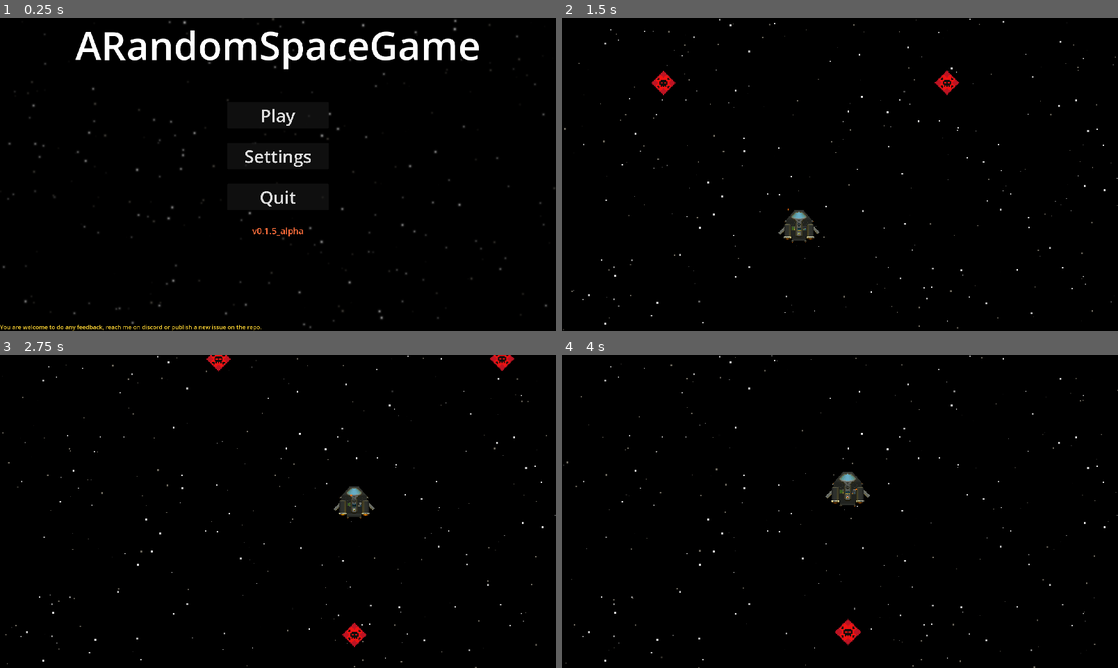
Above: before the commit, frames 1-4 (two rows, left to right).
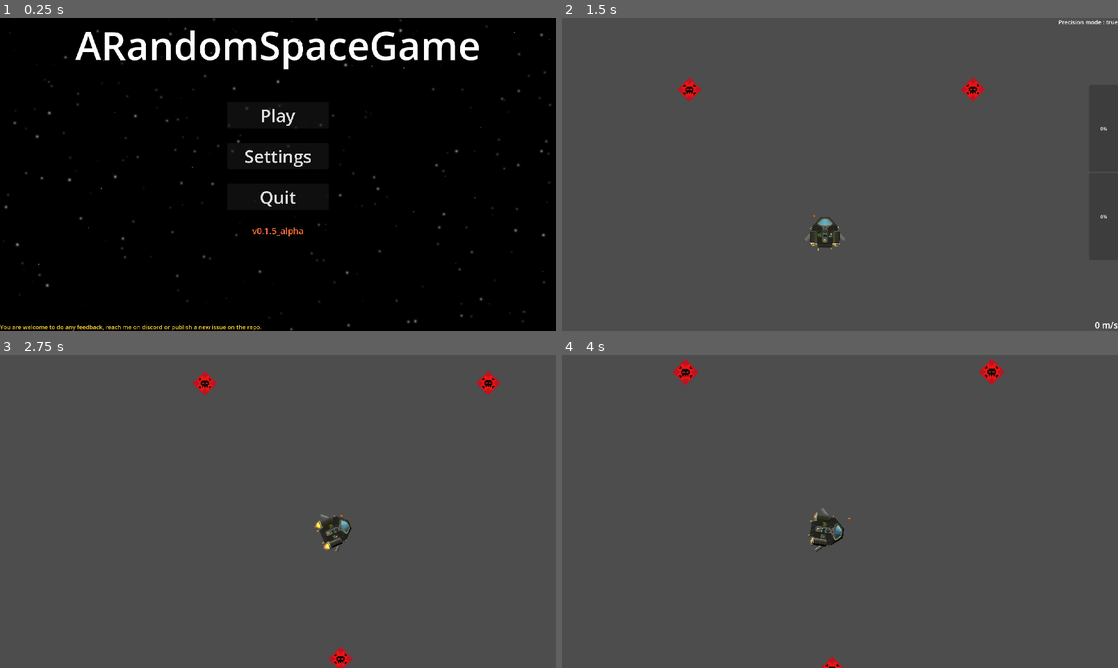
Above: after the commit, the same moments.

Repository: creusator/A_Random_Space_Game
Game: Godot game, scene res://UI/Menus/MainMenu/MainMenu.tscn
The game is run twice, just before and just after one commit, with the same random seed, the same clock (stepped at 60 frames per second) and the same inputs.
Inputs (mouse positions are in pixels of both pictures, inside the frame that each line leads up to):
- Up to frame 1 (0.25 s): no input
- Up to frame 2 (1.5 s): click "Play" at 0.5 s; move the mouse to (962, 158) at 1.27 s; hold D (rotate_right) from 1.28 s (still down); tap F (onfoot_interact, bound only after the commit) at 1.35 s
- Up to frame 3 (2.75 s): move the mouse to (166, 527) at 2.02 s; release D (rotate_right) at 2.03 s; hold S (thrust_down) from 2.03 s (still down); right-click (166, 527) at 2.1 s; tap F (onfoot_interact, bound only after the commit) at 2.3 s
- Up to frame 4 (4 s): move the mouse to (895, 442) at 2.77 s; release S (thrust_down) at 2.78 s; hold D (rotate_right) 2.78-3.53 s; tap P (enable_precision_mode_toggle) at 2.85 s; tap F (onfoot_interact, bound only after the commit) at 3.05, 3.8 s; move the mouse to (812, 574) at 3.52 s; hold S (thrust_down) from 3.53 s (still down); tap Mouse wheel up (zoom_in) at 3.6 s

The runs differ from the first frame. In frame 1, 0.8% of the frame differs, in the area x 0-100%, y 0-100%; in frame 2, 100%; in frame 3, 100%; in frame 4, 100%.

Commit message:
Interior camera WIP
-Issues with background...

Diff:
--- /dev/null
+++ b/Backgrounds/Backgrounds.gd
@@ -0,0 +1 @@
+extends Node
--- a/Backgrounds/Space/BackgroundSpace.tscn
+++ b/Backgrounds/Space/BackgroundSpace.tscn
@@ -1,6 +1,4 @@
-[gd_scene load_steps=22 format=3 uid="uid://do78wutwh6no7"]
-
-[ext_resource type="Script" uid="uid://bkaxdym1d5cg8" path="res://Backgrounds/Space/BackgroundSpace.gd" id="1_7gtgh"]
+[gd_scene load_steps=21 format=3 uid="uid://do78wutwh6no7"]
 
 [sub_resource type="Gradient" id="Gradient_3td3w"]
 offsets = PackedFloat32Array(0, 0.0446097, 0.847584, 1)
@@ -104,11 +102,12 @@
 scale_curve = SubResource("CurveTexture_h6p4p")
 color_ramp = SubResource("GradientTexture1D_2lqwn")
 
-[node name="SpaceBackground" type="ParallaxBackground"]
+[node name="Node2D" type="Node2D"]
+
+[node name="SpaceBackground" type="ParallaxBackground" parent="."]
 scroll_ignore_camera_zoom = true
-script = ExtResource("1_7gtgh")
 
-[node name="Skybox" type="ColorRect" parent="."]
+[node name="Skybox" type="ColorRect" parent="SpaceBackground"]
 anchors_preset = 15
 anchor_right = 1.0
 anchor_bottom = 1.0
@@ -116,7 +115,7 @@
 grow_vertical = 2
 color = Color(0, 0, 0, 1)
 
-[node name="BackgroundStars" type="GPUParticles2D" parent="Skybox"]
+[node name="BackgroundStars" type="GPUParticles2D" parent="SpaceBackground/Skybox"]
 amount = 150
 lifetime = 60.0
 preprocess = 240.0
@@ -124,11 +123,11 @@
 local_coords = true
 process_material = SubResource("ParticleProcessMaterial_3td3w")
 
-[node name="FurthestLayer" type="ParallaxLayer" parent="."]
+[node name="FurthestLayer" type="ParallaxLayer" parent="SpaceBackground"]
 motion_scale = Vector2(0.05, 0.05)
 motion_mirroring = Vector2(1920, 1080)
 
-[node name="Stars" type="GPUParticles2D" parent="FurthestLayer"]
+[node name="Stars" type="GPUParticles2D" parent="SpaceBackground/FurthestLayer"]
 amount = 85
 lifetime = 60.0
 preprocess = 240.0
@@ -136,11 +135,11 @@
 local_coords = true
 process_material = SubResource("ParticleProcessMaterial_cr2sd")
 
-[node name="ClosestLayer" type="ParallaxLayer" parent="."]
+[node name="ClosestLayer" type="ParallaxLayer" parent="SpaceBackground"]
 motion_scale = Vector2(0.1, 0.1)
 motion_mirroring = Vector2(1920, 1080)
 
-[node name="Stars" type="GPUParticles2D" parent="ClosestLayer"]
+[node name="Stars" type="GPUParticles2D" parent="SpaceBackground/ClosestLayer"]
 amount = 60
 lifetime = 60.0
 preprocess = 240.0
@@ -148,13 +147,13 @@
 local_coords = true
 process_material = SubResource("ParticleProcessMaterial_h6p4p")
 
-[node name="InFrontOfCamera" type="ParallaxBackground" parent="."]
+[node name="InFrontOfCamera" type="ParallaxBackground" parent="SpaceBackground"]
 layer = 15
 
-[node name="ParallaxLayer" type="ParallaxLayer" parent="InFrontOfCamera"]
+[node name="ParallaxLayer" type="ParallaxLayer" parent="SpaceBackground/InFrontOfCamera"]
 motion_mirroring = Vector2(1920, 1080)
 
-[node name="Stars" type="GPUParticles2D" parent="InFrontOfCamera/ParallaxLayer"]
+[node name="Stars" type="GPUParticles2D" parent="SpaceBackground/InFrontOfCamera/ParallaxLayer"]
 amount = 50
 lifetime = 60.0
 preprocess = 240.0
--- a/Entities/OnFootEntities/Player/Player.gd
+++ b/Entities/OnFootEntities/Player/Player.gd
@@ -18,7 +18,7 @@
 	original_parent = get_parent()
 
 func _process(_delta: float) -> void:
-	if Input.is_key_pressed(KEY_F):
+	if Input.is_action_just_pressed("onfoot_interact"):
 		sitting = !sitting
 
 func _physics_process(_delta: float) -> void:
--- a/Entities/Ships/Template/Ship.gd
+++ b/Entities/Ships/Template/Ship.gd
@@ -37,7 +37,7 @@
 
 func _process(_delta: float) -> void:
 	update_ship_data()
-	if Input.is_physical_key_pressed(KEY_F):
+	if Input.is_action_just_pressed("onfoot_interact"):
 		is_piloted = !is_piloted
 
 func update_ship_data() -> void:
--- a/Game.tscn
+++ b/Game.tscn
@@ -1,6 +1,5 @@
-[gd_scene load_steps=8 format=3 uid="uid://bl2wfrt4wupur"]
+[gd_scene load_steps=7 format=3 uid="uid://bl2wfrt4wupur"]
 
-[ext_resource type="PackedScene" uid="uid://do78wutwh6no7" path="res://Backgrounds/Space/BackgroundSpace.tscn" id="1_sb48q"]
 [ext_resource type="PackedScene" uid="uid://d0lyfduv8cm45" path="res://Entities/Ships/NorikerMKI/NorikerMKI.tscn" id="1_u44n3"]
 [ext_resource type="Script" uid="uid://dq3r12sc157up" path="res://UI/Camera/Camera.gd" id="4_sb48q"]
 [ext_resource type="PackedScene" uid="uid://bq1j8bbq5k0n1" path="res://Entities/zDevObjects/Killbox.tscn" id="4_t88pq"]
@@ -31,8 +30,6 @@
 max_zoom = 5.0
 min_zoom = 1.0
 
-[node name="SpaceBackground" parent="Camera2D" instance=ExtResource("1_sb48q")]
-
 [node name="DirectionalLight2D" type="DirectionalLight2D" parent="."]
 color = Color(0.949658, 1, 0.943837, 1)
 energy = 1.4
--- a/UI/Camera/Camera.gd
+++ b/UI/Camera/Camera.gd
@@ -26,12 +26,18 @@
 		target.exited_ship.connect(_on_player_exited_ship)
 
 func _physics_process(delta: float) -> void:
+	var target_piloting:bool = target is Ship and target.is_piloted == true
+	var target_on_foot_inside:bool = target is Ship and target.is_piloted == false
+	var target_on_foot_outside:bool = target is Player and target.sitting == false
 	CameraZoom(delta)
-	if target is Ship and target.is_piloted:
+	if target_piloting:
 		rotation = 0.0
 		CameraMovePiloted(delta)
-	else :
+	elif target_on_foot_inside:
 		rotation = target.rotation
+		CameraMoveOnFoot(delta)
+	elif target_on_foot_outside:
+		rotation = 0.0
 		CameraMoveOnFoot(delta)
 
 func CameraMovePiloted(delta: float) -> void:
--- a/project.godot
+++ b/project.godot
@@ -135,6 +135,11 @@
 "events": [Object(InputEventKey,"resource_local_to_scene":false,"resource_name":"","device":-1,"window_id":0,"alt_press …(192 unchanged characters)…
 ]
 }
+onfoot_interact={
+"deadzone": 0.2,
+"events": [Object(InputEventKey,"resource_local_to_scene":false,"resource_name":"","device":-1,"window_id":0,"alt_pressed":false,"shift_pressed":false,"ctrl_pressed":false,"meta_pressed":false,"pressed":false,"keycode":0,"physical_keycode":70,"key_label":0,"unicode":102,"location":0,"echo":false,"script":null)
+]
+}
 
 [rendering]
 
Not shown, added: Backgrounds/Backgrounds.gd.uid
